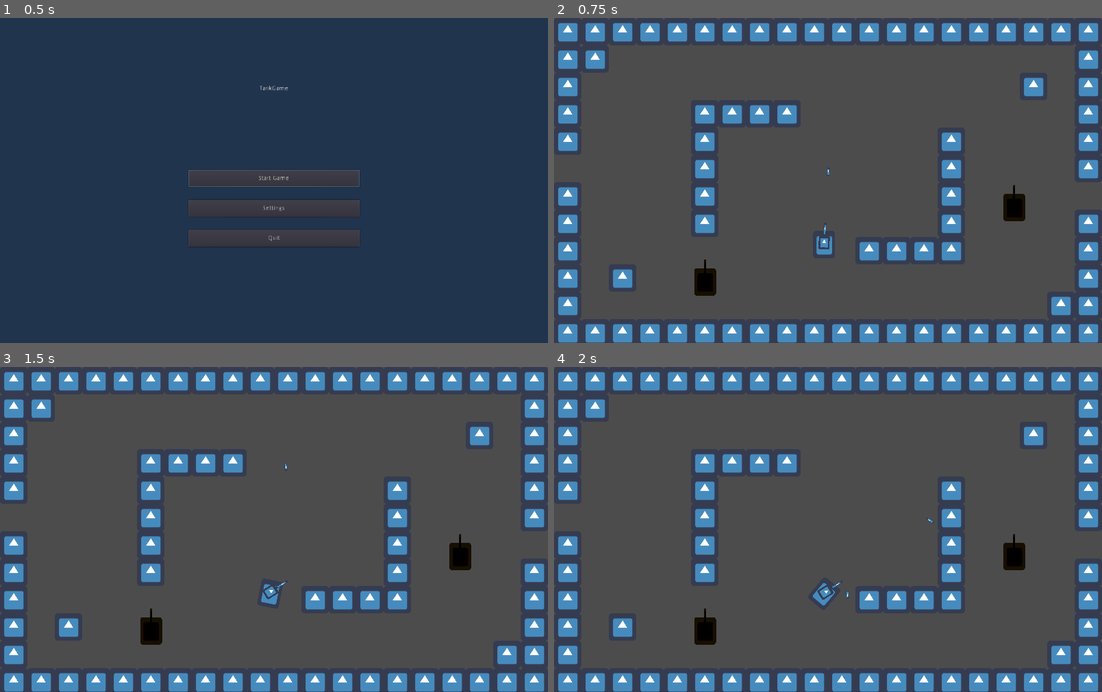
Above: before the commit, frames 1-4 (two rows, left to right).
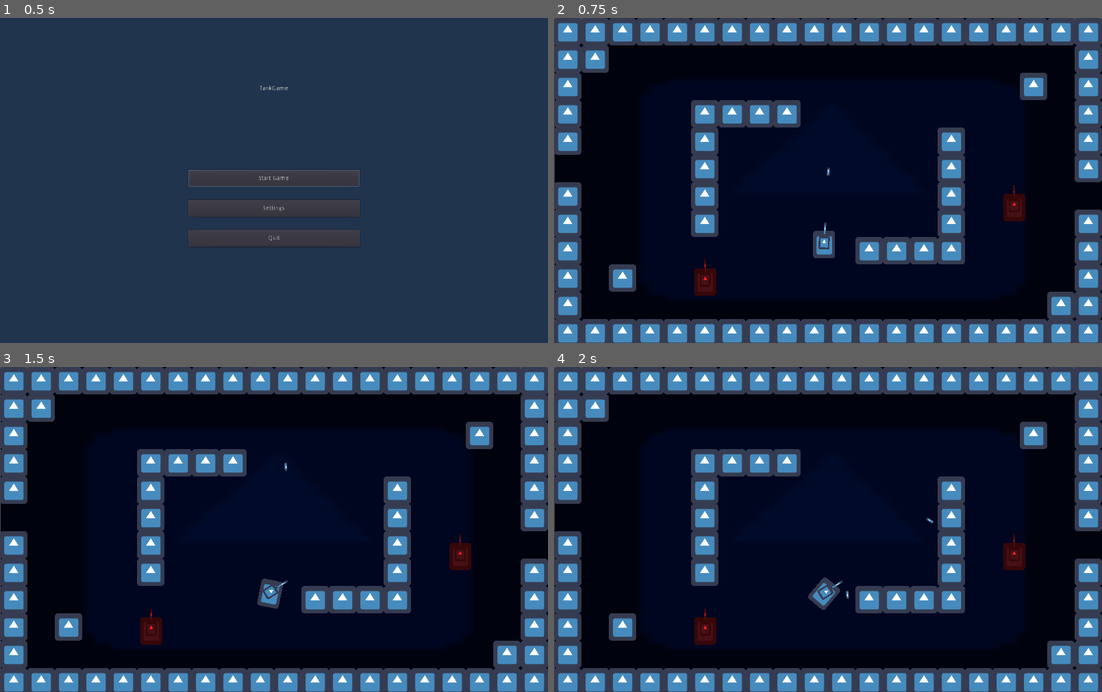
Above: after the commit, the same moments.

Repository: Stefan-Horst/TankGame
Game: Godot game, scene res://main.tscn
The game is run twice, just before and just after one commit, with the same random seed, the same clock (stepped at 60 frames per second) and the same inputs. The engine's default icon, where the game draws it, is replaced by a stand-in: a white triangle on a blue panel in a dark square.
Inputs (mouse positions are in pixels of both pictures, inside the frame that each line leads up to):
- Up to frame 1 (0.5 s): no input
- Up to frame 2 (0.75 s): click "Start Game" at 0.5 s
- Up to frame 3 (1.5 s): tap Enter at 1.25 s; move the mouse to (394, 513) at 1.27 s; hold Right (ui_right) from 1.28 s (still down)
- Up to frame 4 (2 s): keep holding Right (ui_right); tap Space (ui_select) at 1.52 s

Frame 1 is identical in both runs. In frame 2, 68% of the frame differs, in the area x 0-100%, y 0-94%; in frame 3, 68%; in frame 4, 68%.

Commit message:
Small improvements
formatting, change enemy color

Diff:
--- a/entities/npc/npc.tscn
+++ b/entities/npc/npc.tscn
@@ -1,21 +1,13 @@
-[gd_scene load_steps=7 format=2]
+[gd_scene load_steps=4 format=2]
 
 [ext_resource path="res://entities/npc/npc.gd" type="Script" id=1]
 [ext_resource path="res://icon.png" type="Texture" id=2]
 
-[sub_resource type="CanvasItemMaterial" id=2]
-blend_mode = 2
-
 [sub_resource type="RectangleShape2D" id=1]
 extents = Vector2( 32, 32 )
 
-[sub_resource type="CanvasItemMaterial" id=3]
-blend_mode = 2
-
-[sub_resource type="CanvasItemMaterial" id=4]
-blend_mode = 2
-
 [node name="Npc" type="KinematicBody2D"]
+modulate = Color( 1, 0.117647, 0.117647, 1 )
 collision_layer = 15
 collision_mask = 15
 script = ExtResource( 1 )
@@ -24,7 +16,6 @@
 }
 
 [node name="SpriteHull" type="Sprite" parent="."]
-material = SubResource( 2 )
 scale = Vector2( 0.8, 1 )
 texture = ExtResource( 2 )
 
@@ -34,13 +25,11 @@
 shape = SubResource( 1 )
 
 [node name="SpriteTurret" type="Sprite" parent="."]
-material = SubResource( 3 )
 position = Vector2( 0, -5 )
 scale = Vector2( 0.4, 0.5 )
 texture = ExtResource( 2 )
 
 [node name="SpriteGun" type="Sprite" parent="SpriteTurret"]
-material = SubResource( 4 )
 position = Vector2( 0, -62 )
 scale = Vector2( 0.2, 1 )
 texture = ExtResource( 2 )
--- a/entities/player/player.gd
+++ b/entities/player/player.gd
@@ -3,6 +3,7 @@
 # value 0 makes tank steer in same direction no matter if it is going forwards or backwards
 # value 1 makes it steer in opposite direction when going backwards
 var backwards_steering_mode = 0
+
 
 # _physics_process is computed in fixed intervals, which is required for accurate
 # computation of move_and_slide()
--- a/entities/weapons/projectile.gd
+++ b/entities/weapons/projectile.gd
@@ -8,6 +8,7 @@
 var amount_bounces = 0
 var emitter = "" # entity that shoots the projectile
 var velocity = Vector2.UP.rotated(rotation) * speed
+
 
 func _physics_process(_delta):
 	var collision = move_and_collide(velocity)
--- a/game.gd
+++ b/game.gd
@@ -7,6 +7,7 @@
 onready var player = $Player
 onready var cooldown_timer = player.get_node("TimerGunCooldown")
 onready var enemies = $Enemies
+
 
 func _process(_delta):
 	if Input.is_action_just_pressed("ui_cancel") and self.visible:
--- a/game.tscn
+++ b/game.tscn
@@ -8,6 +8,8 @@
 [node name="Game" type="Node2D"]
 visible = false
 script = ExtResource( 6 )
+
+[node name="Map" parent="." instance=ExtResource( 3 )]
 
 [node name="Player" parent="." instance=ExtResource( 4 )]
 position = Vector2( 631, 530 )
@@ -27,7 +29,5 @@
 [node name="Npc2" parent="Enemies" instance=ExtResource( 5 )]
 position = Vector2( 353, 617 )
 
-[node name="Map" parent="." instance=ExtResource( 3 )]
-
 [connection signal="shoot_projectile" from="Player" to="." method="_on_shoot_projectile"]
 [connection signal="timeout" from="Player/TimerGunCooldown" to="." method="_on_TimerCooldown_timeout"]
--- a/levels/map_test.tscn
+++ b/levels/map_test.tscn
@@ -30,7 +30,13 @@
 
 [node name="Map" type="Node2D"]
 
-[node name="TileMap" type="TileMap" parent="."]
+[node name="Background" type="Sprite" parent="."]
+modulate = Color( 0, 0.0470588, 0.168627, 1 )
+position = Vector2( 641.056, 384 )
+scale = Vector2( 19.967, 12 )
+texture = ExtResource( 1 )
+
+[node name="Foreground" type="TileMap" parent="."]
 tile_set = SubResource( 2 )
 collision_layer = 3
 collision_mask = 3
--- a/main.gd
+++ b/main.gd
@@ -4,6 +4,7 @@
 onready var menus = $Menus
 onready var menu_main = $Menus/MainMenu
 onready var menu_pause = $Menus/Pause
+
 
 func _ready():
 	menu_main.btn_start_game.grab_focus()
--- a/menus.gd
+++ b/menus.gd
@@ -5,6 +5,7 @@
 onready var main_menu = $MainMenu
 onready var settings_menu = $Settings
 onready var pause_menu = $Pause
+
 
 func _on_MainMenu_settings_menu():
 	main_menu.visible = false
--- a/menus/pause.gd
+++ b/menus/pause.gd
@@ -4,6 +4,7 @@
 signal quit_game()
 
 onready var btn_continue = $"%BtnContinue"
+
 
 func _on_BtnContinue_pressed():
 	# handle visibility of pause menu in menus.gd
--- a/menus/settings.gd
+++ b/menus/settings.gd
@@ -8,6 +8,7 @@
 var steering_mode = false
 
 onready var btn_steering_mode = $"%BtnSteeringMode"
+
 
 func _on_BtnSteeringMode_pressed():
 	steering_mode = not steering_mode
--- a/menus/title.gd
+++ b/menus/title.gd
@@ -5,6 +5,7 @@
 signal settings_menu()
 
 onready var btn_start_game = $"%BtnStartGame"
+
 
 func _on_BtnStartGame_pressed():
 	emit_signal("start_game")
